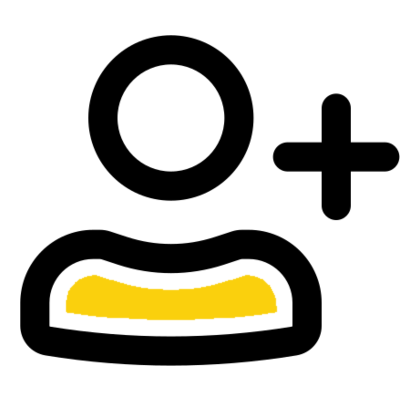
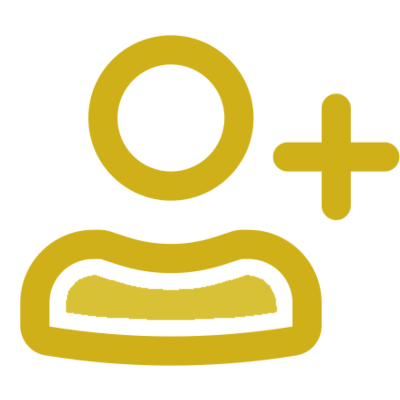
Before/after of a w=400, h=400 layered artwork. What changed in the layer stack:
added layer "Layer #2" above "Layer #1" over [20, 35, 400, 366]
added layer "Layer #1" above "add-user.png" over [65, 274, 278, 321]
hid "add-user.png" over [20, 35, 400, 366]
hid "Layer" over [65, 274, 278, 321]
